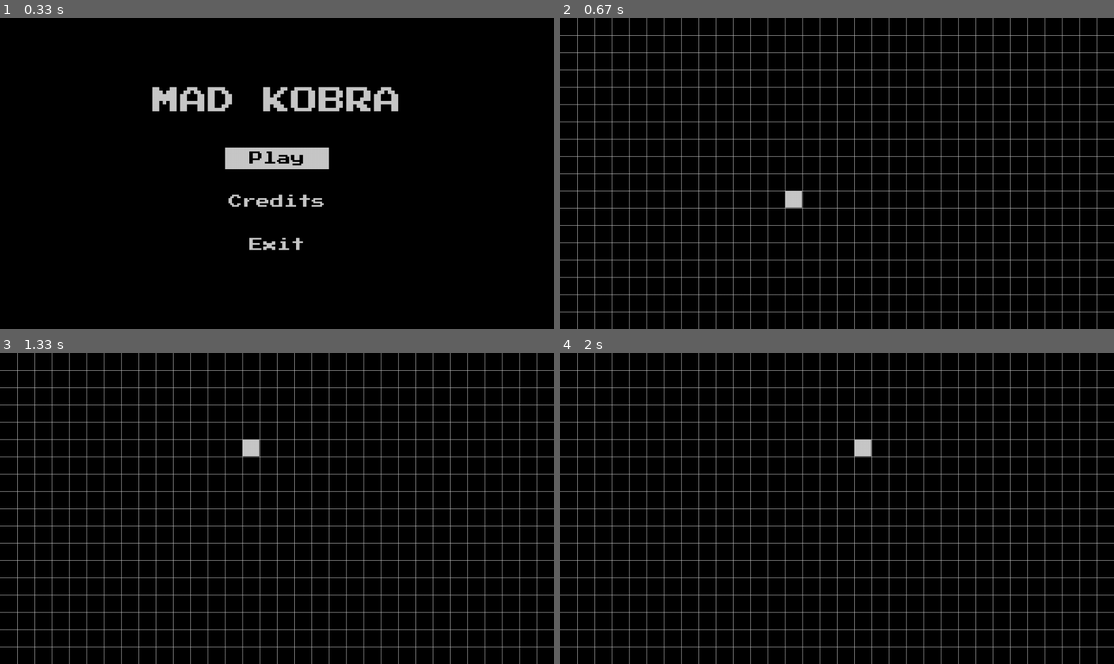
Above: before the commit, frames 1-4 (two rows, left to right).
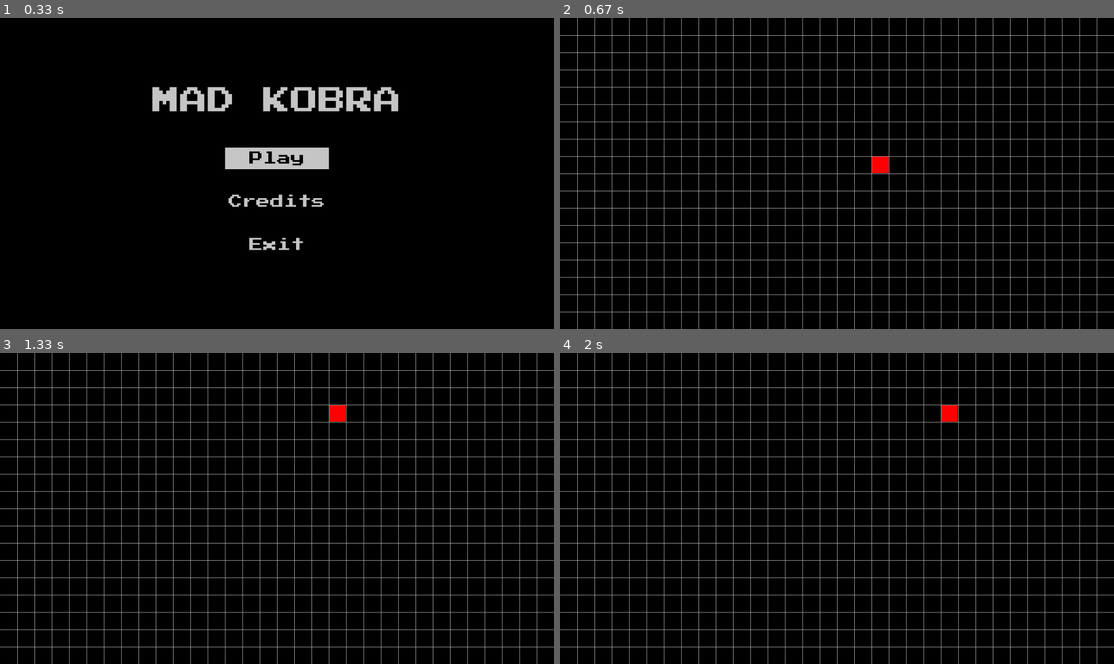
Above: after the commit, the same moments.

Repository: LUDUSLab/stem-games
Game: pygame game, started from Snake3Equipe2/main.py
Same seed, same stepped clock (60 frames per second), same inputs: the game is played once before the commit and once after it.
Inputs:
- Up to frame 1 (0.33 s): no input
- Up to frame 2 (0.67 s): tap Enter at 0.33 s
- Up to frame 3 (1.33 s): hold W 0.67-1.13 s; hold D from 1.17 s (still down)
- Up to frame 4 (2 s): release D at 1.63 s; hold A from 1.67 s (still down)

Frame 1 is identical in both runs. In frame 2, 0.3% of the frame differs, in the area x 40-60%, y 44-62%; in frame 3, 0.3%; in frame 4, 0.3%.

Commit message:
add arena class

Diff:
--- a/Snake3Equipe2/game.py
+++ b/Snake3Equipe2/game.py
@@ -3,12 +3,34 @@
 
 game_surf = pygame.Surface(config.window_size)
 
+class Arena(object):
+    def __init__(self, size: tuple, grid: bool = True):
+        self.rows = 32
+        self.columns = 18
+        self.size = size
+        self.grid = grid
+        self.snake = Snake((255, 0, 0), (15, 8))
+
+    def draw_grid(self, rows, columns, surface):
+        if self.grid:
+            sqrsize = self.size[1] // rows
+            x = 0
+            y = 0
+            for i in range(columns):
+                x = x + sqrsize
+                pygame.draw.line(surface, config.COLOR_LIGHT_GRAY, (x, 0), (x, self.size[0]))
+            for j in range(rows):
+                y = y + sqrsize
+                pygame.draw.line(surface, config.COLOR_LIGHT_GRAY, (0, y), (self.size[0], y))
+
+    def redraw_window(self, surface):
+        surface.fill((0, 0, 0))
+        self.snake.draw(self.size[0] // self.rows, surface)
+        self.draw_grid(18, 32, surface)
+
 
 class Cube(object):
-    __rows: int = 32
-    __columns: int = 18
-
-    def __init__(self, start: tuple, color: tuple = config.COLOR_LIGHT_GRAY):
+    def __init__(self, start: tuple, color: tuple = (255, 0, 0)):
         self.pos = start
         self.dirnx = 1
         self.dirny = 0
@@ -19,17 +41,10 @@
         self.dirny = dirny
         self.pos = (self.pos[0] + self.dirnx, self.pos[1] + self.dirny)
 
-    def draw(self, surface):
-        dis = config.window_size[0]//self.__rows
+    def draw(self, dist, surface):
         i = self.pos[0]
         j = self.pos[1]
-        pygame.draw.rect(surface, self.color, (i * dis + 1, j * dis + 1, dis - 2, dis - 2))
-
-    def get_rows(self):
-        return self.__rows
-
-    def get_columns(self):
-        return self.__columns
+        pygame.draw.rect(surface, self.color, (i * dist + 1, j * dist + 1, dist - 2, dist - 2))
 
 
 class Snake(object):
@@ -71,16 +86,7 @@
                 if i == len(self.__body) - 1:
                     self.__turns.pop(p)
             else:
-                if c.dirnx == -1 and c.pos[0] <= 0:
-                    c.pos = (c.get_rows() - 1, c.pos[1])
-                elif c.dirnx == 1 and c.pos[0] >= c.get_rows()-1:
-                    c.pos = (0, c.pos[1])
-                elif c.dirny == 1 and c.pos[1] >= c.get_columns()-1:
-                    c.pos = (c.pos[0], 0)
-                elif c.dirny == -1 and c.pos[1] <= 0:
-                    c.pos = (c.pos[0], c.get_columns()-1)
-                else:
-                    c.move(c.dirnx, c.dirny)
+                c.move(c.dirnx, c.dirny)
 
     def reset(self, pos):
         self.head = Cube(pos)
@@ -93,9 +99,9 @@
     def add_cube(self):
         pass
 
-    def draw(self, surface):
+    def draw(self, dist, surface):
         for i, c in enumerate(self.__body):
-            c.draw(surface)
+            c.draw(dist, surface)
 
     def get_body(self):
         return self.__body
@@ -103,27 +109,8 @@
     def get_turns(self):
         return self.__turns
 
-snake = Snake((255, 0, 0), (10, 10))
-
-
-def draw_grid(sz, rows, columns, surface):
-    sqrsize = sz[1] // rows
-    x = 0
-    y = 0
-    for i in range(columns):
-        x = x + sqrsize
-
-        pygame.draw.line(surface, config.COLOR_LIGHT_GRAY, (x, 0), (x, sz[0]))
-    for j in range(rows):
-        y = y + sqrsize
-
-        pygame.draw.line(surface, config.COLOR_LIGHT_GRAY, (0, y), (sz[0], y))
-
-def redraw_window(surface):
-    global snake
-    surface.fill((0, 0, 0))
-    snake.draw(surface)
-    draw_grid(config.window_size, 18, 32, surface)
+arena = Arena(config.window_size)
+snake = arena.snake
 
 clock = pygame.time.Clock()
 
@@ -132,7 +119,9 @@
     config.screen.blit(game_surf, (0, 0))
     snake.move()
     for x in range(len(snake.get_body())):
-        if snake.get_body()[x].pos in list(map(lambda z:z.pos, snake.get_body()[x+1:])):
-            snake.reset((10, 10))
-    redraw_window(game_surf)
+        if snake.get_body()[x].pos in list(map(lambda z:z.pos, snake.get_body()[x+1:])) \
+                or snake.head.pos[0] == -1 or snake.head.pos[0] == arena.rows or snake.head.pos[1] == -1 \
+                or snake.head.pos[1] == arena.columns:
+            snake.reset((15, 8))
+    arena.redraw_window(game_surf)
     pygame.display.update()
